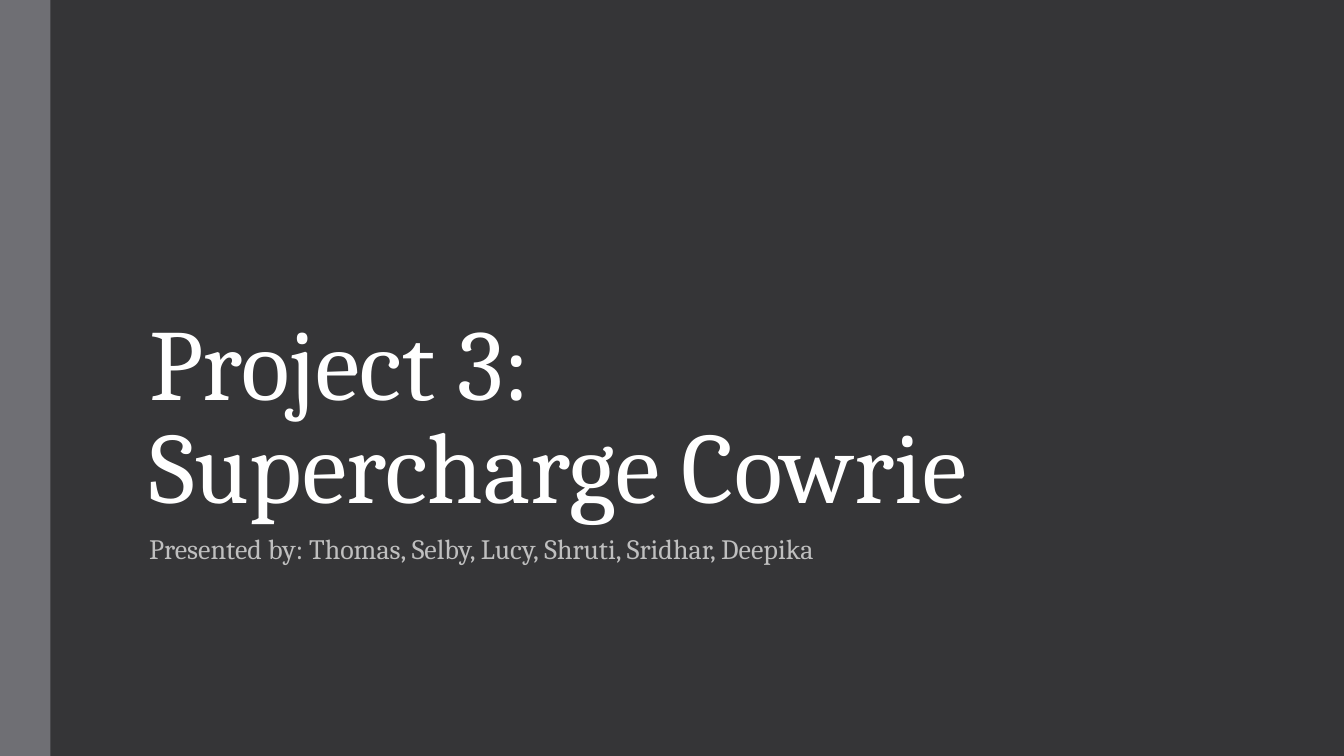
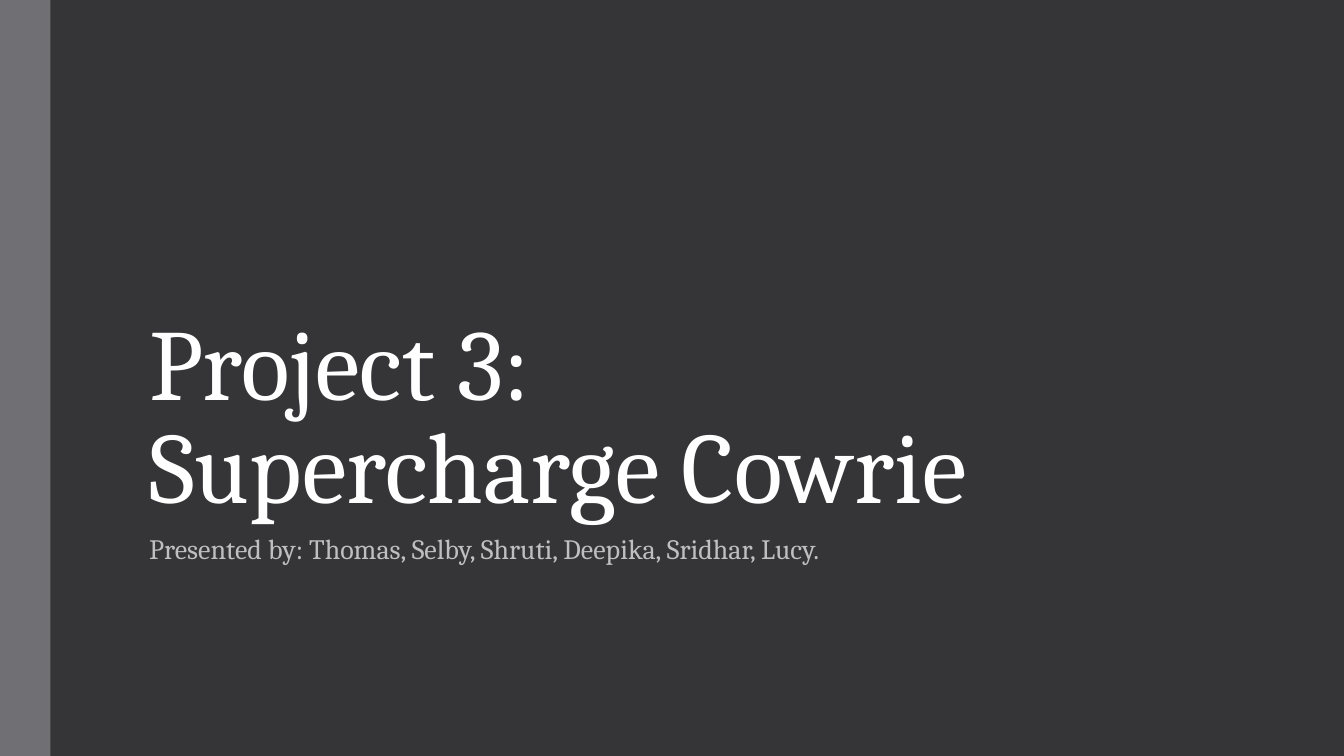
Before and after one commit to venksrid001/cowrie, a slide deck: slide 1 of Presentation.ppt. Drawn at 1344x756 pixels with LibreOffice and Linux fonts; fonts in the diff are those of the drawing. Boxes give left, top, right and bottom in pixels: in the first picture for what was removed or moved away, otherwise in the second. Text is boxed around its words. In the diff, an @@ line names an element or a change of style, - is before the commit and + after.

Commit message:
Opening slide change

```diff
--- a/Presentation.ppt
+++ b/Presentation.ppt
@@ subtitle at box(149, 539, 819, 565): text changed @@
-Presented by: Thomas, Selby, Lucy, Shruti, Sridhar, Deepika
+Presented by: Thomas, Selby, Shruti, Deepika, Sridhar, Lucy.
```
